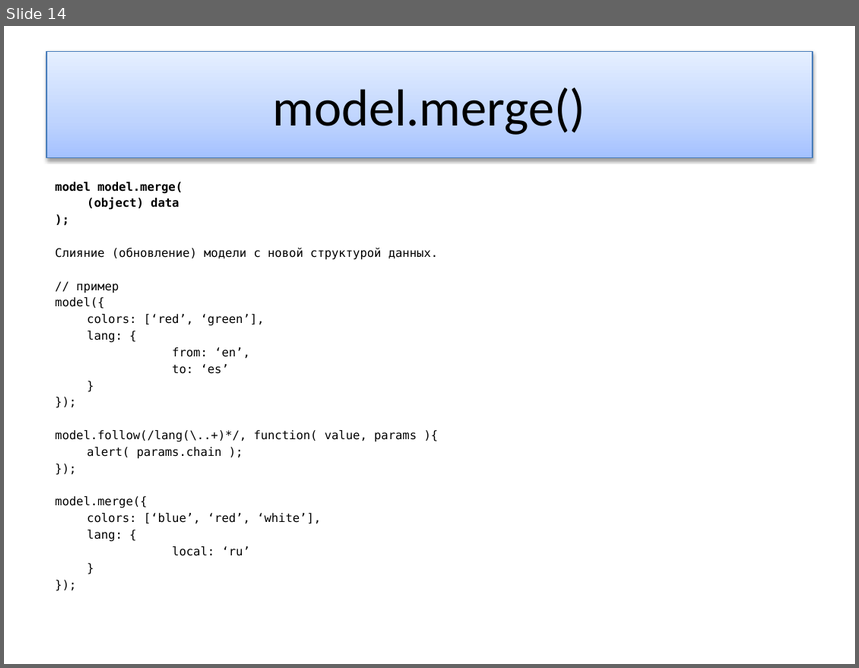
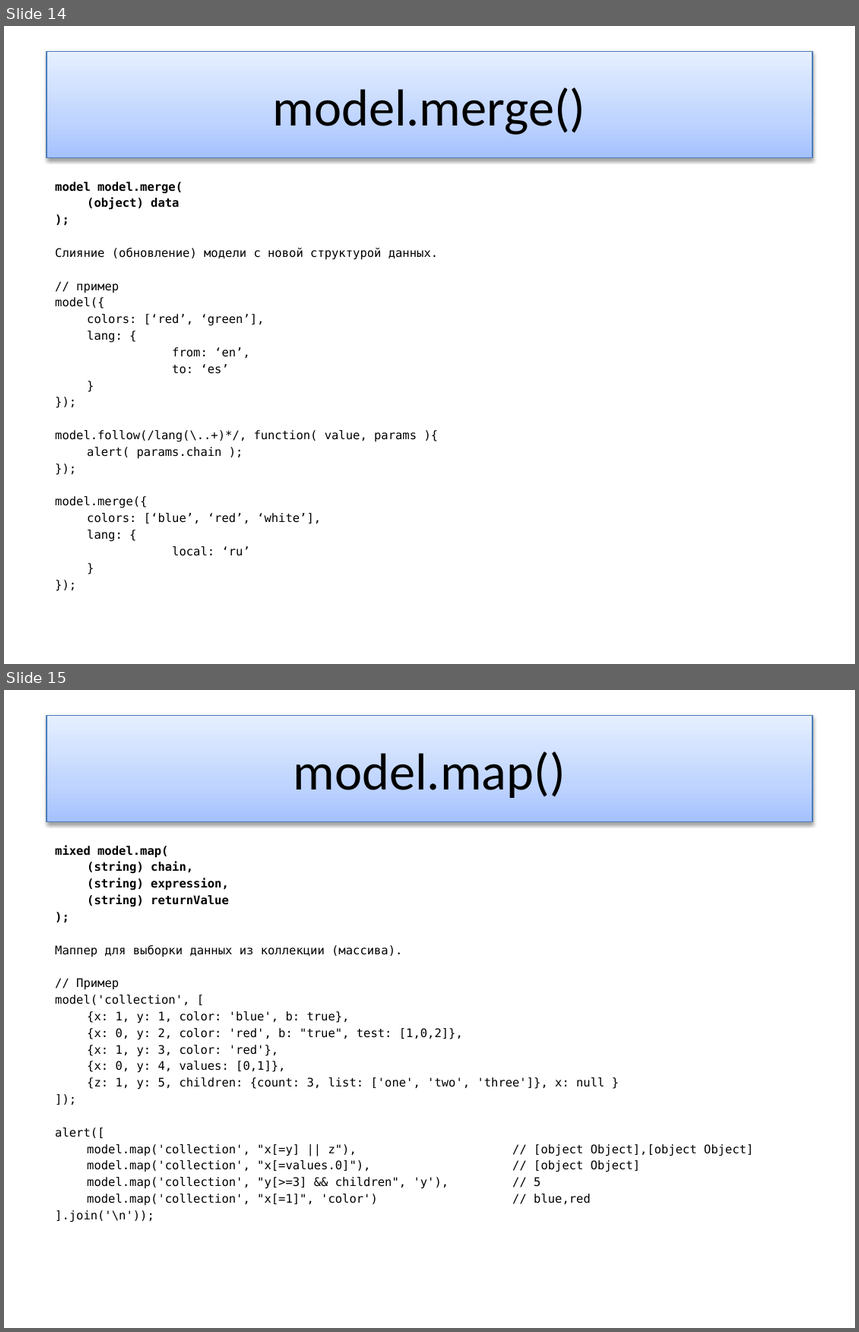
Before and after one commit to MechanisM/follow.js, a slide deck: follow.pptx. Shown one above the other, each under a label of ours: slide 14 before the commit, slides 14 and 15 after it. The pictures are 859x668 and 859x1332 pixels, drawn with LibreOffice and Linux fonts; fonts in the diff are those of the drawing. Boxes give left, top, right and bottom in pixels: in the first picture for what was removed or moved away, otherwise in the second. Text is boxed around its words. In the diff, an @@ line names an element or a change of style, - is before the commit and + after.

Commit message:
added mapper for collections

```diff
--- a/follow.pptx
+++ b/follow.pptx
@@ slide 15 added at [4, 690, 855, 1328], background #FFFFFF @@
@@ title added at [47, 716, 813, 822], fill gradient #A4C4FF to #BFD4FF to #E6EEFF, outline #4B7EBC 0.75 pt, 44 pt, text #000000 @@
+model.map()
@@ text added at [55, 845, 604, 1206], 10 pt, text #000000 @@
+mixed model.map(
+(string) chain,
+(string) expression,
+(string) returnValue
+);
+Маппер для выборки данных из коллекции (массива).
+// Пример
+model('collection', [
+{x: 1, y: 1, color: 'blue', b: true},
+{x: 0, y: 2, color: 'red', b: "true", test: [1,0,2]},
+{x: 1, y: 3, color: 'red'},
+{x: 0, y: 4, values: [0,1]},
+{z: 1, y: 5, children: {count: 3, list: ['one', 'two', 'three']}, x: null }
+]);
+alert([
+model.map('collection', "x[=y] || z"), // [object Object],[object Object]
+model.map('collection', "x[=values.0]"), // [object Object]
+model.map('collection', "y[>=3] && children", 'y'), // 5
+model.map('collection', "x[=1]", 'color') // blue,red
+].join('\n'));
```
Also in this commit, not shown: 4 other files.
